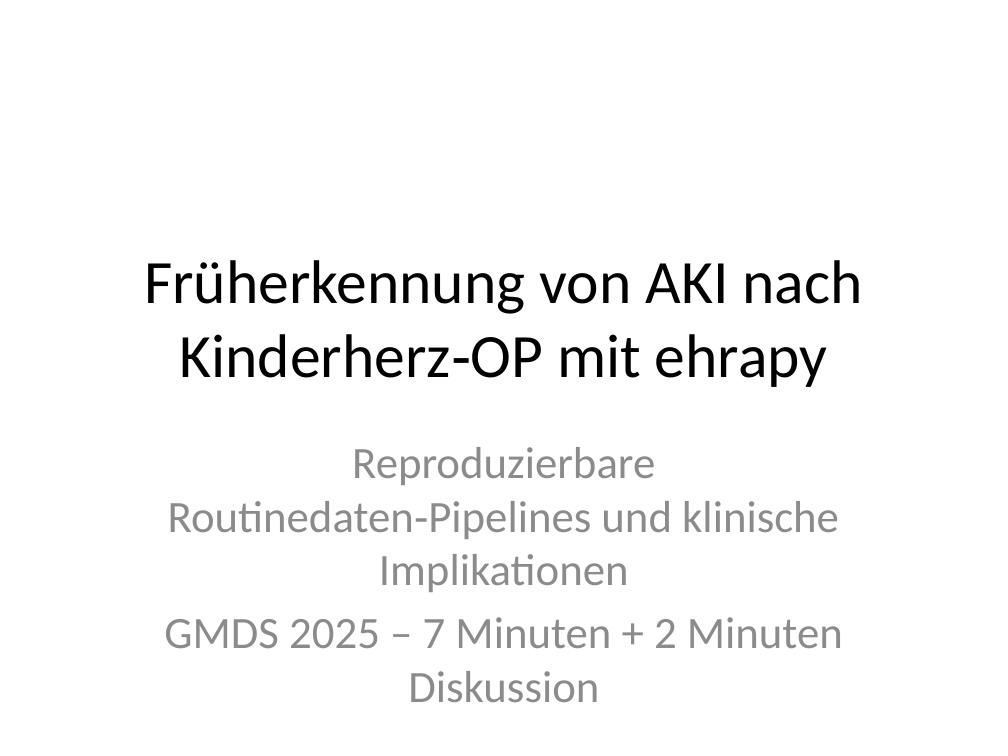
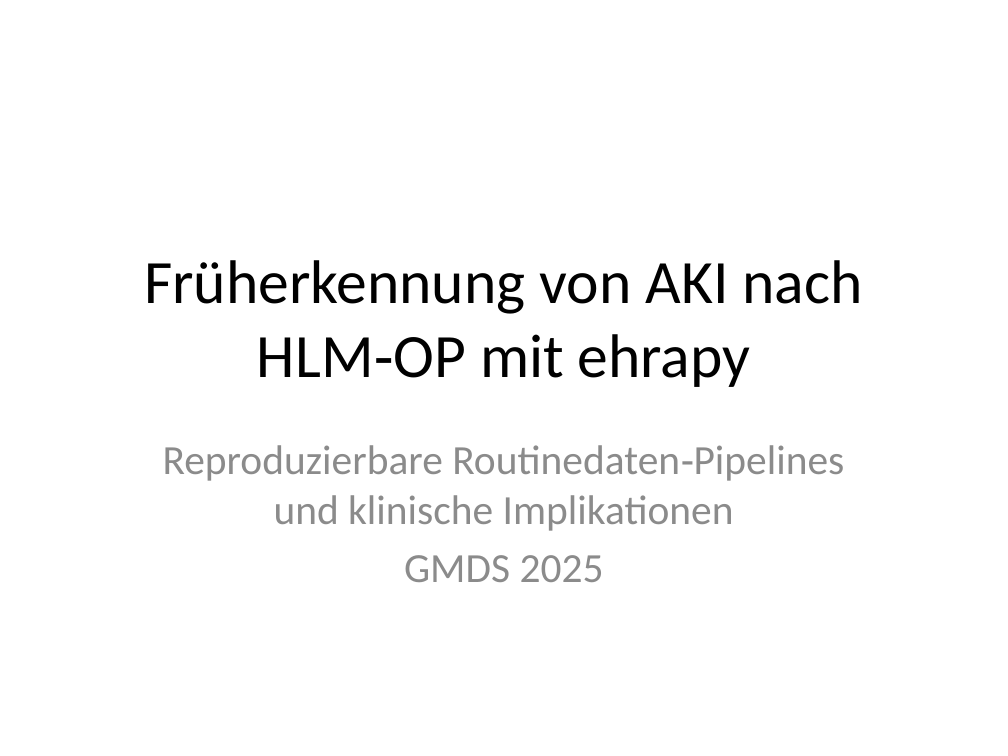
Before and after one commit to falisadeh/nieren_insuffienz, a slide deck: slide 1 of Päsentationentwurf_7min_Deck.pptx. Drawn at 1008x756 pixels with LibreOffice and Linux fonts; fonts in the diff are those of the drawing. Boxes give left, top, right and bottom in pixels: in the first picture for what was removed or moved away, otherwise in the second. Text is boxed around its words. In the diff, an @@ line names an element or a change of style, - is before the commit and + after.

```diff
--- a/Päsentationentwurf_7min_Deck.pptx
+++ b/Päsentationentwurf_7min_Deck.pptx
@@ title at box(144, 260, 862, 387): text changed @@
-Früherkennung von AKI nach Kinderherz‑OP mit ehrapy
+Früherkennung von AKI nach HLM‑OP mit ehrapy
@@ subtitle at box(163, 445, 845, 531): size 32 to 29.6 pt in "Reproduzierbare Routinedaten‑Pipelines und klinische Implika ..." @@
@@ subtitle at box(404, 555, 604, 582): text changed; size 32 to 29.6 pt @@
-GMDS 2025 – 7 Minuten + 2 Minuten Diskussion
+GMDS 2025
```
Also in this commit, not shown: 11 other files.
